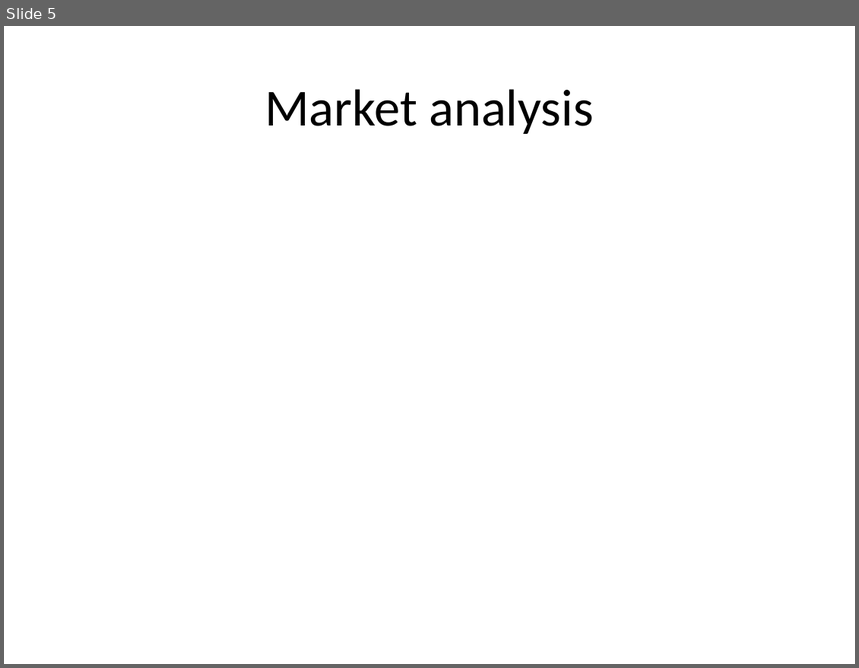
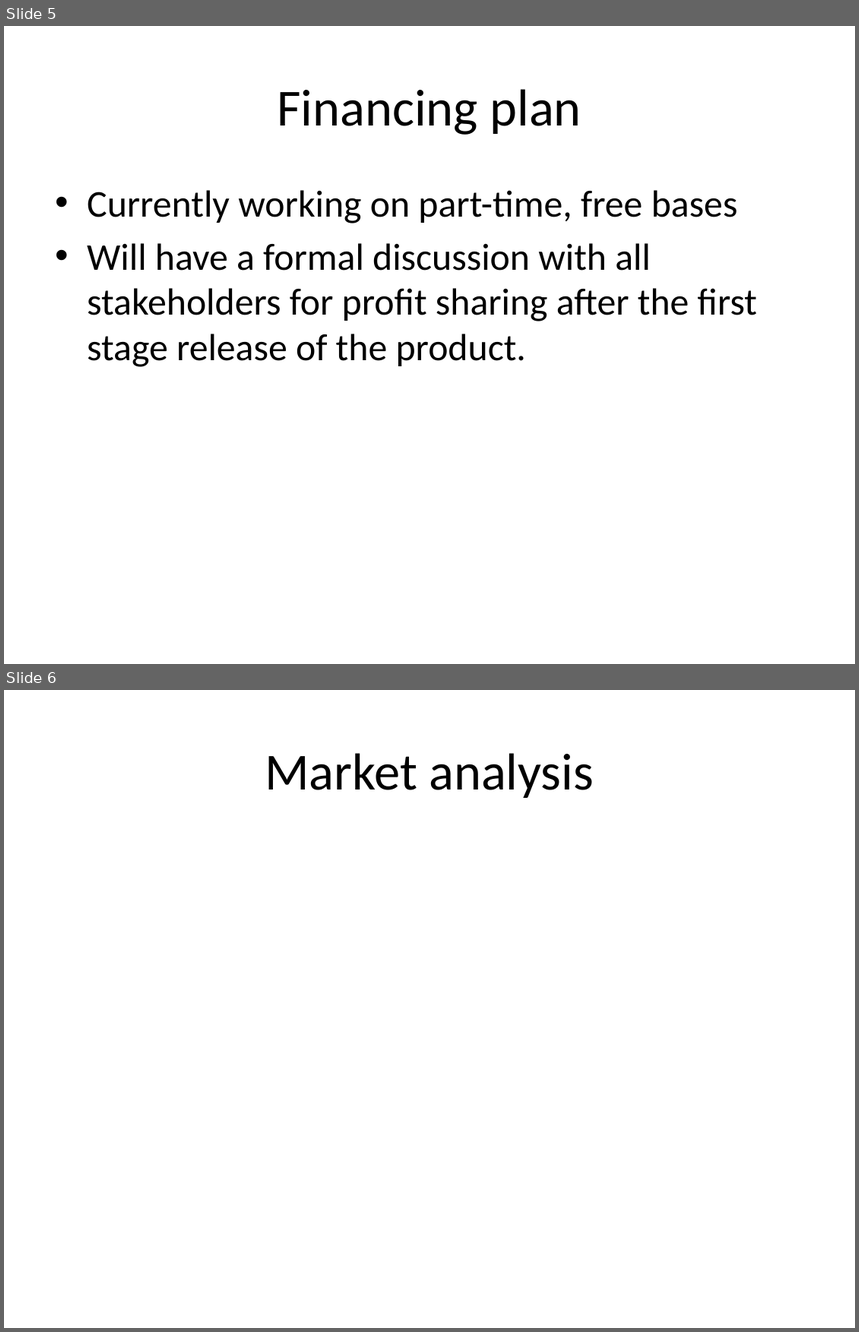
Before and after one commit to runningproject/documents, a slide deck: projectplan.pptx. Shown one above the other, each under a label of ours: slide 5 before the commit, slides 5 and 6 after it. The pictures are 859x668 and 859x1332 pixels, drawn with LibreOffice and Linux fonts; fonts in the diff are those of the drawing. Boxes give left, top, right and bottom in pixels: in the first picture for what was removed or moved away, otherwise in the second. Text is boxed around its words. In the diff, an @@ line names an element or a change of style, - is before the commit and + after.

```diff
--- a/projectplan.pptx
+++ b/projectplan.pptx
@@ slide 5 added at <box>4,26,855,664</box>, background #FFFFFF @@
@@ title added at <box>278,89,581,135</box>, 44 pt, text #000000 @@
+Financing plan
@@ text added at <box>87,190,757,367</box>, 32 pt, text #000000 @@
+• Currently working on part-time, free bases
+• Will have a formal discussion with all stakeholders for profit sharing after the first stage release of the product.
@@ what was slide 5 is now slide 6 @@
```
Also in this commit, not shown: 2 slides changed, 6 other slides added, 1 slide removed.
